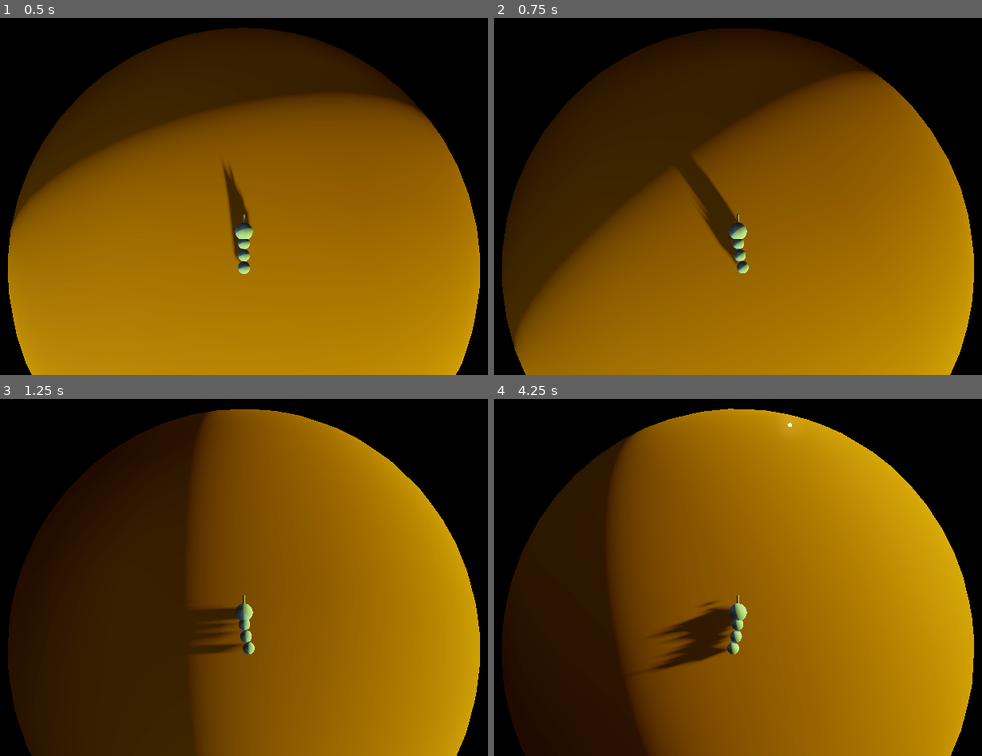
Above: before the commit, frames 1-4 (two rows, left to right).
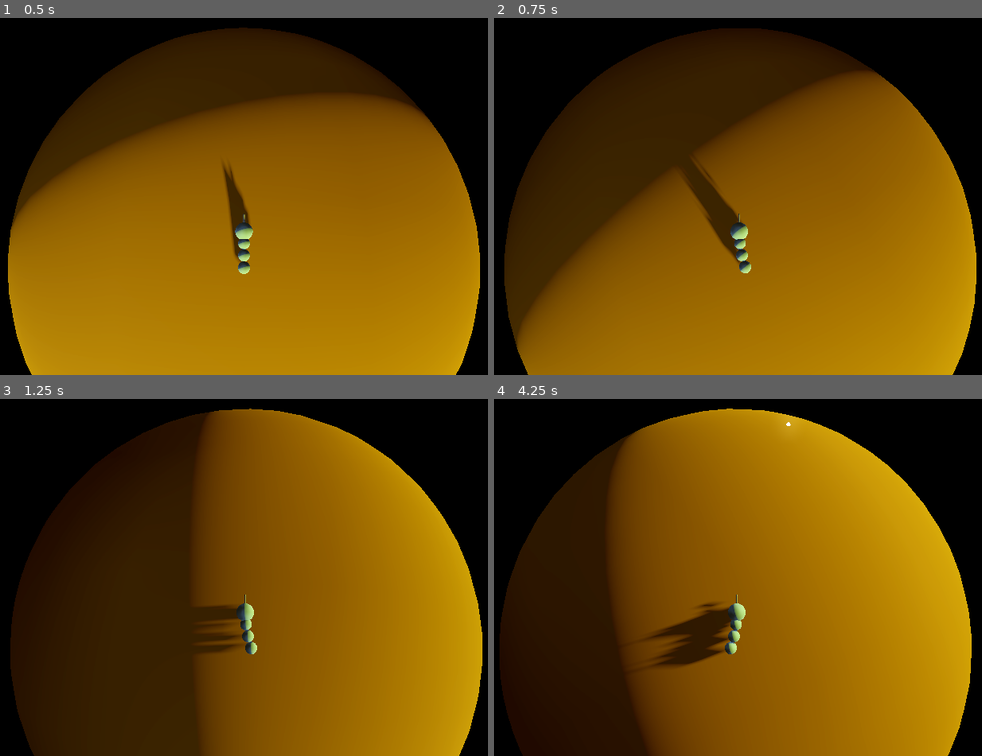
Above: after the commit, the same moments.

Repository: luxgile/gd_snake
Game: Godot game, scene res://scenes/game.tscn
Same seed, same stepped clock (60 frames per second), same inputs: the game is played once before the commit and once after it.
Inputs:
- Up to frame 1 (0.5 s): no input
- Up to frame 2 (0.75 s): hold D (rotate_right) from 0.53 s (still down)
- Up to frame 3 (1.25 s): keep holding D (rotate_right)
- Up to frame 4 (4.25 s): release D (rotate_right) at 1.28 s; hold A (rotate_left) 1.28-2.03 s; hold D (rotate_right) 2.03-3.53 s; hold A (rotate_left) from 3.53 s (still down)

Frame 1 is identical in both runs. In frame 2, 1.3% of the frame differs, in the area x 1-99%, y 2-100%; in frame 3, 1.3%; in frame 4, 1.6%.

Commit message:
refactored snake script

Diff:
--- a/project.godot
+++ b/project.godot
@@ -31,3 +31,13 @@
 "events": [Object(InputEventKey,"resource_local_to_scene":false,"resource_name":"","device":-1,"window_id":0,"alt_pressed":false,"shift_pressed":false,"ctrl_pressed":false,"meta_pressed":false,"pressed":false,"keycode":0,"physical_keycode":68,"key_label":0,"unicode":100,"echo":false,"script":null)
 ]
 }
+accelerate={
+"deadzone": 0.5,
+"events": [Object(InputEventKey,"resource_local_to_scene":false,"resource_name":"","device":-1,"window_id":0,"alt_pressed":false,"shift_pressed":false,"ctrl_pressed":false,"meta_pressed":false,"pressed":false,"keycode":0,"physical_keycode":87,"key_label":0,"unicode":119,"echo":false,"script":null)
+]
+}
+brake={
+"deadzone": 0.5,
+"events": [Object(InputEventKey,"resource_local_to_scene":false,"resource_name":"","device":-1,"window_id":0,"alt_pressed":false,"shift_pressed":false,"ctrl_pressed":false,"meta_pressed":false,"pressed":false,"keycode":0,"physical_keycode":83,"key_label":0,"unicode":115,"echo":false,"script":null)
+]
+}
--- a/src/snake.gd
+++ b/src/snake.gd
@@ -21,24 +21,34 @@
 
 # Called every frame. 'delta' is the elapsed time since the previous frame.
 func _process(delta: float) -> void:
-	var up = (position - world.position).normalized()
-	position = world.position + up * (world.radius + height_offset)
+	var world_up = (position - world.position).normalized()
+	var local_forward = -transform.basis.z.normalized()
 
+	# Snap position to world height
+	position = world.position + world_up * (world.radius + height_offset)
+
+	_rotation_mov(world_up, delta)
+	_horizontal_mov(local_forward, delta)
+
+	# Rotate head to always orbit around planet
+	local_forward = world_up.cross(transform.basis.x)
+	var target = position + local_forward
+	look_at(target, world_up)
+	pass
+
+func _rotation_mov(world_up: Vector3, delta: float) -> void:
 	var delta_rotation = 0
 	if Input.is_action_pressed("rotate_left"):
 		delta_rotation += rot_speed
 	if Input.is_action_pressed("rotate_right"):
 		delta_rotation -= rot_speed
-	rotate(up, delta_rotation * delta)
-
-	var forward = -transform.basis.z.normalized()
-	move_and_collide(forward * speed * delta)
-
-	forward = up.cross(transform.basis.x)
-	var target = position + forward
-	look_at(target, up)
+	rotate(world_up, delta_rotation * delta)
 	pass
 
+
+func _horizontal_mov(local_forward: Vector3, delta: float) -> void:
+	move_and_collide(local_forward * speed * delta)
+	pass
 
 func spawn_new_part():
 	var new_part = s_snake_part.instantiate()
